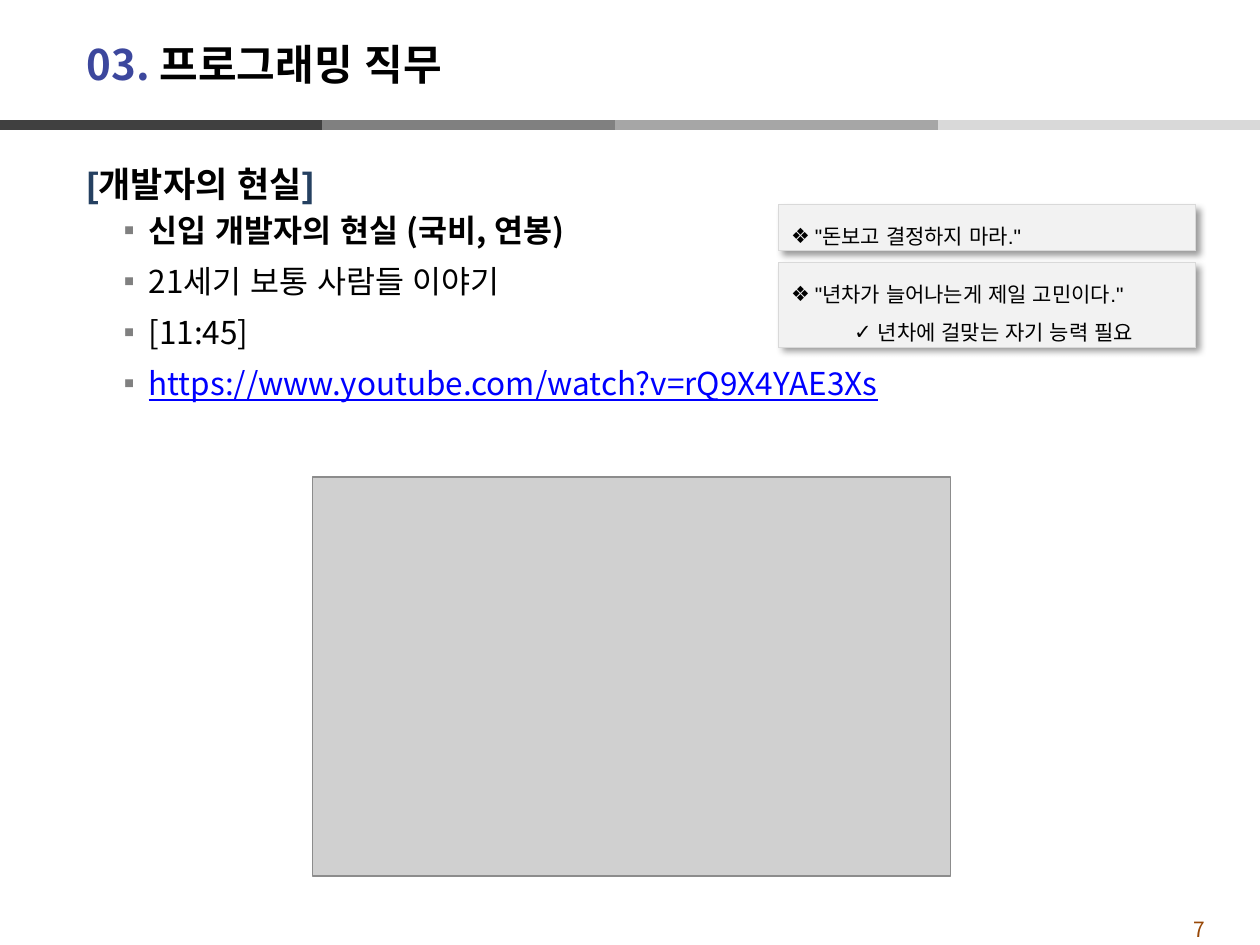
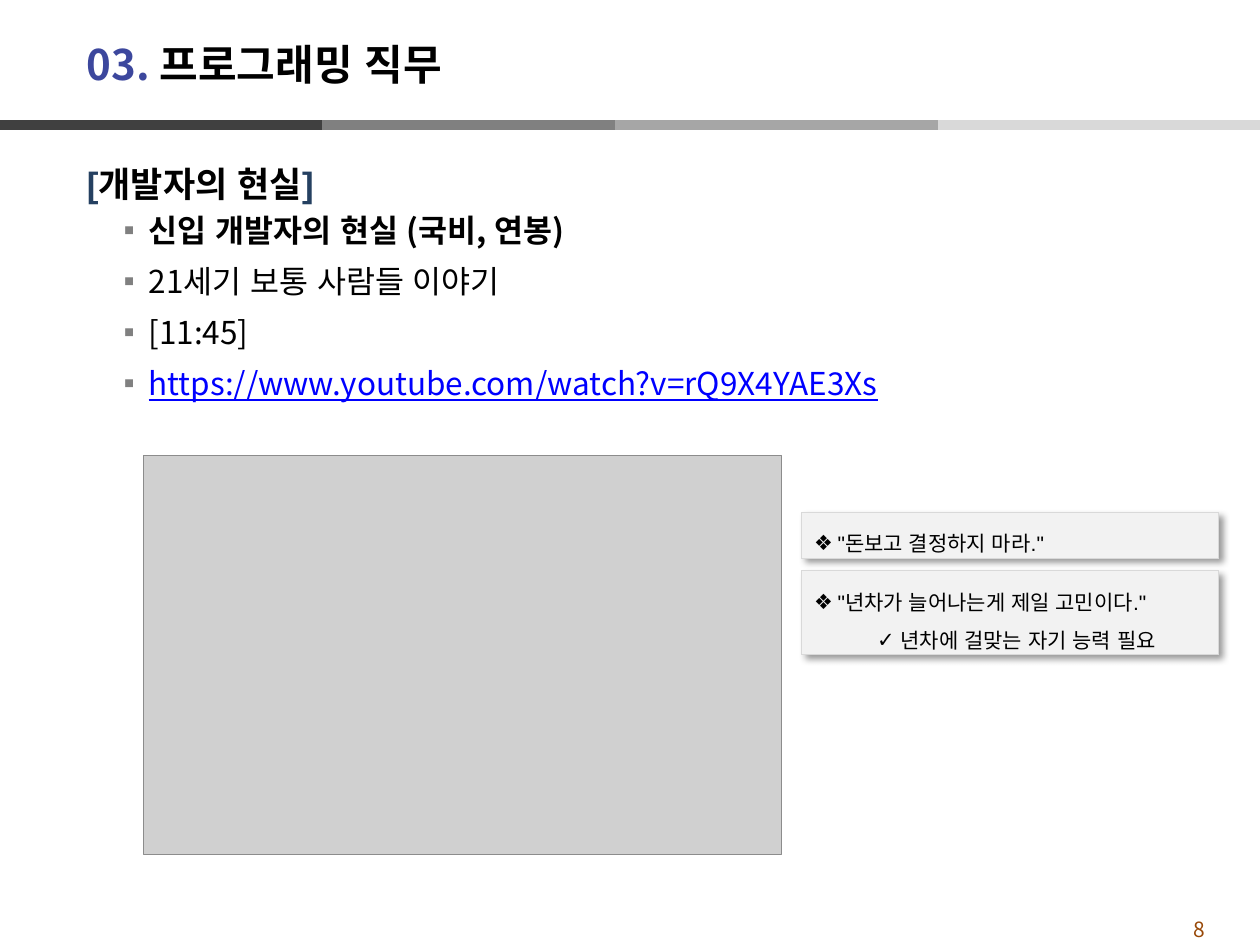
Before and after one commit to dndxor/BCSW, a slide deck: slide 8 of PDF/Ex_SW관련_진로탐색.pptx (slide 7 before the commit). Drawn at 1260x945 pixels with LibreOffice and Linux fonts; fonts in the diff are those of the drawing; grey boxes stand for pictures. Boxes give left, top, right and bottom in pixels: in the first picture for what was removed or moved away, otherwise in the second. Text is boxed around its words. In the diff, an @@ line names an element or a change of style, - is before the commit and + after.

```diff
--- a/PDF/Ex_SW관련_진로탐색.pptx
+++ b/PDF/Ex_SW관련_진로탐색.pptx
@@ picture moved from (x1=312, y1=478, x2=950, y2=877) to (x1=144, y1=455, x2=781, y2=854) @@
@@ rectangle ""돈보고 결정하지 마라."" moved from (x1=779, y1=204, x2=1196, y2=249) to (x1=801, y1=512, x2=1218, y2=557) @@
@@ rectangle ""년차가 늘어나는게 제일 고민이다."" moved from (x1=779, y1=263, x2=1196, y2=348) to (x1=801, y1=571, x2=1218, y2=655) @@
@@ page number at (x1=1193, y1=921, x2=1205, y2=938): text changed @@
-7
+8
```
Also in this commit, not shown: 2 other slides changed, 1 slide added, 1 other file.
